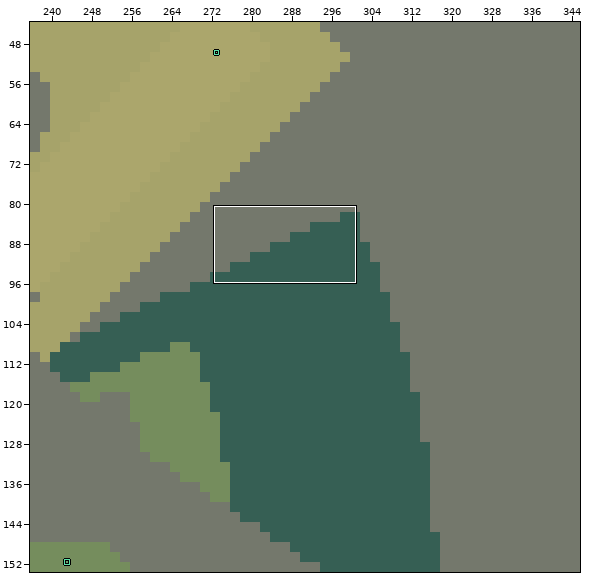
Level history. LDtk project: game/content/maps/world.ldtk. Above, an overview of the earlier version with the close-up marked.
Close-up. Before the edit:
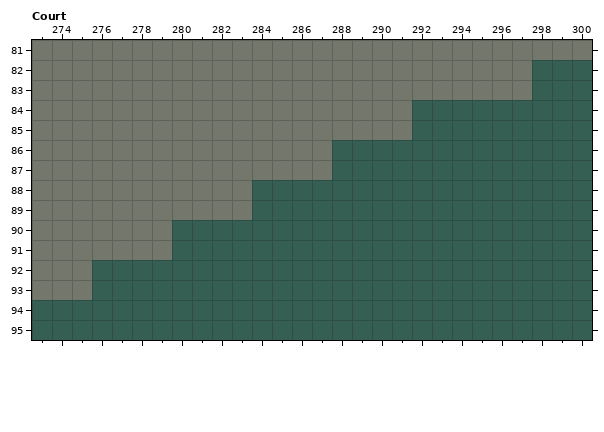
Cells are 10x10 px. Shown: Court x 273..300, y 81..95. The commit also changed other parts of the map, which this record leaves out. The old version is drawn lined up with the new one.
New version:
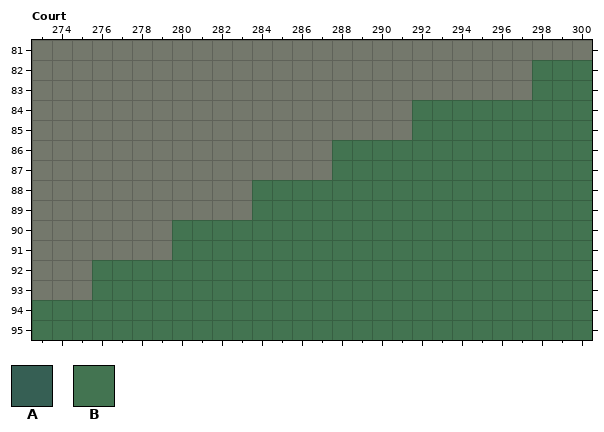
Key: from "Height": A 12 "t12", B 19 "t19".
_ is an empty cell.
What changed:
map size 432x430 -> 446x444 cells
Layer "Height":
Tile B replaces tile A in rows 82 to 83 at x 298 to 300; in rows 84 to 85 at x 292 to 300; in rows 86 to 87 at x 288 to 300; in rows 88 to 89 at x 284 to 300; in rows 90 to 91 at x 280 to 300; in rows 92 to 93 at x 276 to 300.
Tile B replaces tile A in rows 94 to 95 at x 273 to 300.
Boxes around the changes in both close-ups, in picture pixels (x1, y1, x2, y2):
changed: (32, 60, 592, 340)
